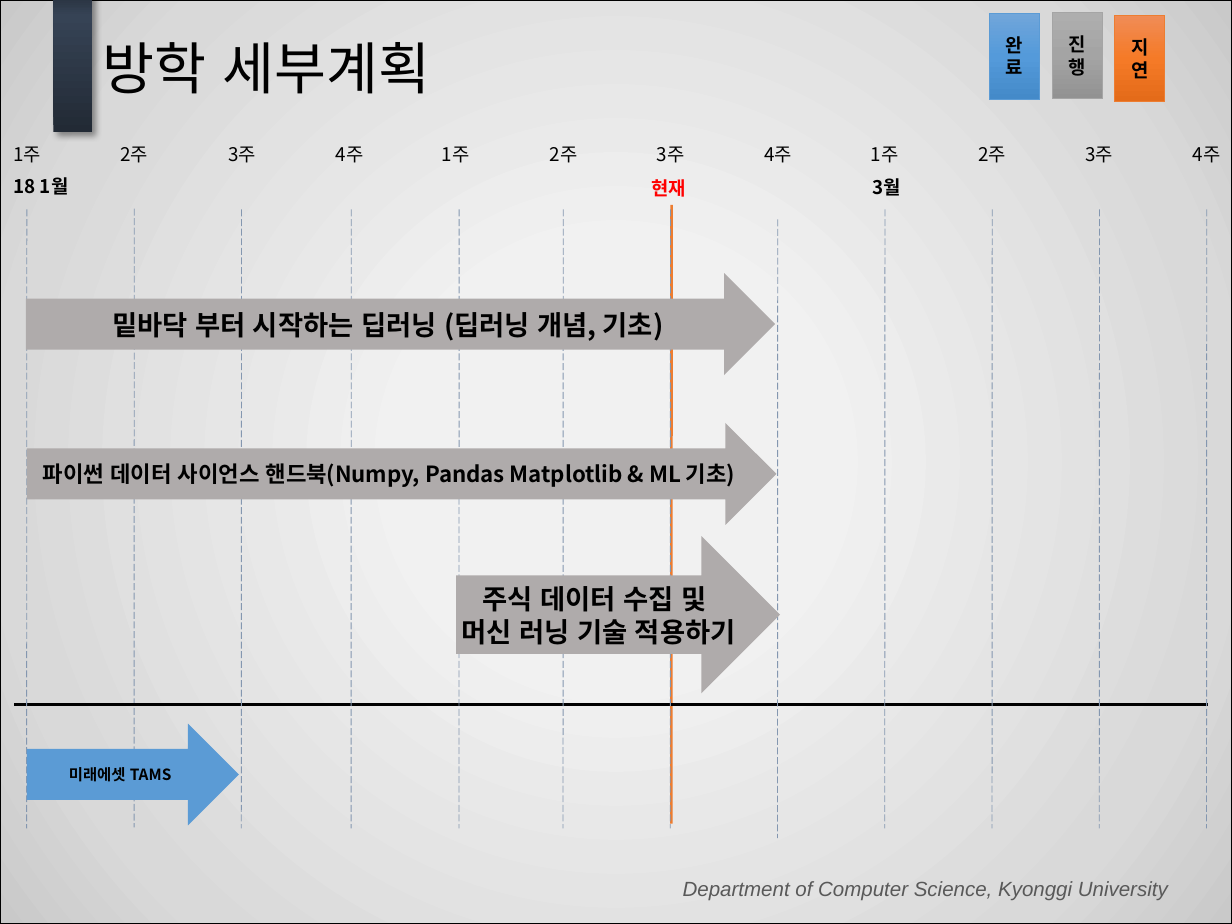
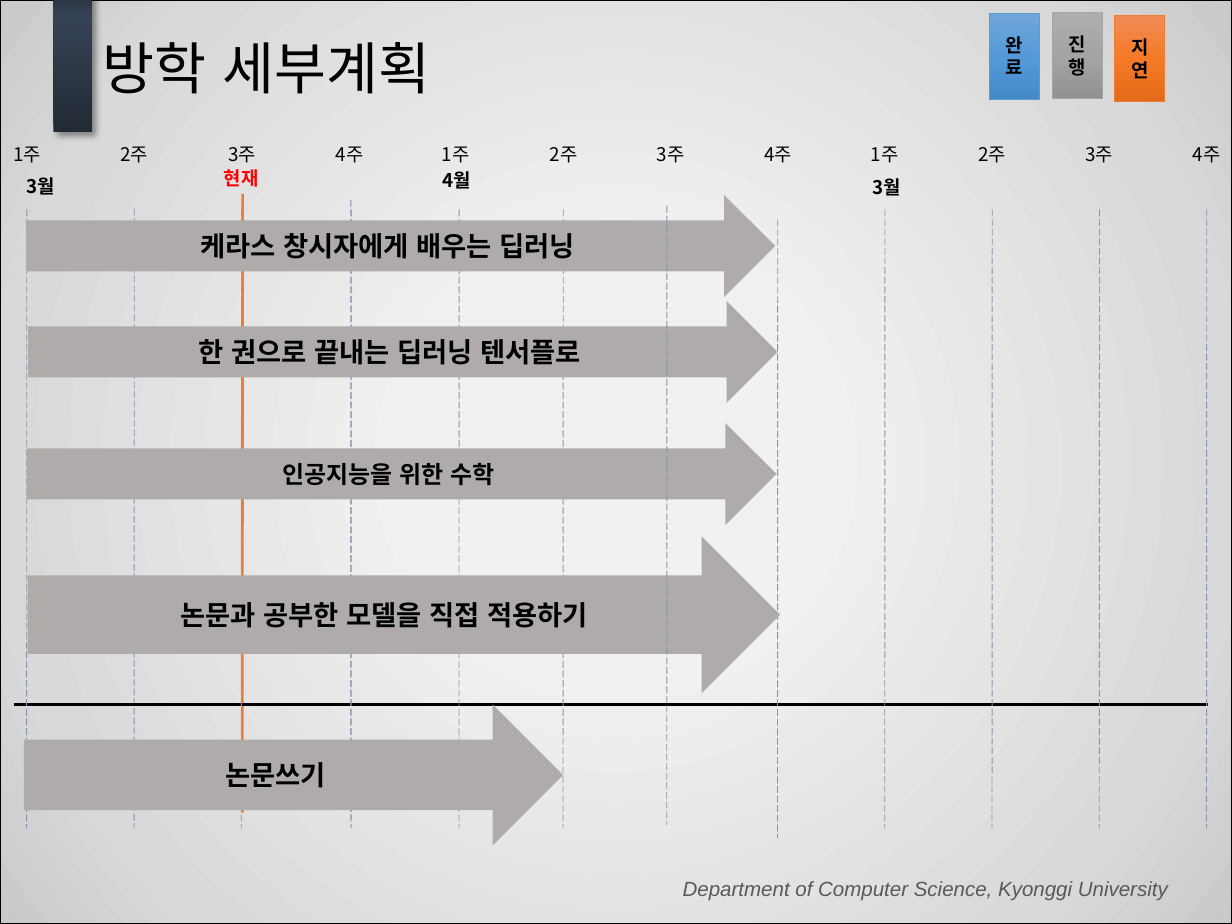
Before and after one commit to Lay4U/ROTS_StepByStep, a slide deck: slide 2 of 세미나/2월 2주차 (김형래).pptx. Drawn at 1232x924 pixels with LibreOffice and Linux fonts; fonts in the diff are those of the drawing; background and template pictures are left out. Boxes give left, top, right and bottom in pixels: in the first picture for what was removed or moved away, otherwise in the second. Text is boxed around its words. In the diff, an @@ line names an element or a change of style, - is before the commit and + after.

```diff
--- a/세미나/2월 2주차 (김형래).pptx
+++ b/세미나/2월 2주차 (김형래).pptx
@@ text at box(27, 177, 55, 195): text changed @@
-18 1월
+3월
@@ text "현재": place and size @@
-text "현재" at box(651, 179, 686, 197)
+text "현재" at box(224, 169, 259, 187)
@@ text added at box(442, 171, 470, 189), 11 pt, text #000000, bold @@
+4월
@@ right arrow "케라스 창시자에게 배우는 딥러닝": place and size @@
-right arrow "케라스 창시자에게 배우는 딥러닝" at box(26, 274, 775, 376)
+right arrow "케라스 창시자에게 배우는 딥러닝" at box(26, 195, 775, 297)
@@ line moved from (671, 205) - (671, 824) to (243, 193) - (243, 813) @@
@@ line moved from (670, 209) - (670, 828) to (351, 200) - (351, 818) @@
@@ line added from (667, 206) to (667, 824), #8497B0 0.5 pt dashed @@
@@ text in right arrow at box(200, 233, 575, 259): text changed @@
-밑바닥 부터 시작하는 딥러닝 (딥러닝 개념, 기초)
+케라스 창시자에게 배우는 딥러닝
@@ right arrow added at box(28, 301, 777, 403), fill #AFABAB, 16 pt, text #000000, bold @@
+한 권으로 끝내는 딥러닝 텐서플로
@@ text in right arrow at box(283, 463, 495, 485): text changed; size 13 to 14 pt @@
-파이썬 데이터 사이언스 핸드북(Numpy, Pandas Matplotlib & ML 기초)
+인공지능을 위한 수학
@@ right arrow "논문과 공부한 모델을 직접 적용하기": place and size @@
-right arrow "논문과 공부한 모델을 직접 적용하기" at box(456, 536, 780, 694)
+right arrow "논문과 공부한 모델을 직접 적용하기" at box(27, 536, 780, 694)
@@ text in right arrow at box(180, 602, 588, 628): text changed @@
-주식 데이터 수집 및
-머신 러닝 기술 적용하기
+논문과 공부한 모델을 직접 적용하기
@@ right arrow added at box(23, 705, 563, 845), fill #AFABAB, 16 pt, text #000000, bold @@
+논문쓰기
@@ right arrow removed at box(27, 723, 239, 825) @@
-미래에셋 TAMS
```
Also in this commit, not shown: 2 other slides changed, 1 slide added, 1 slide removed, 32 other files.
